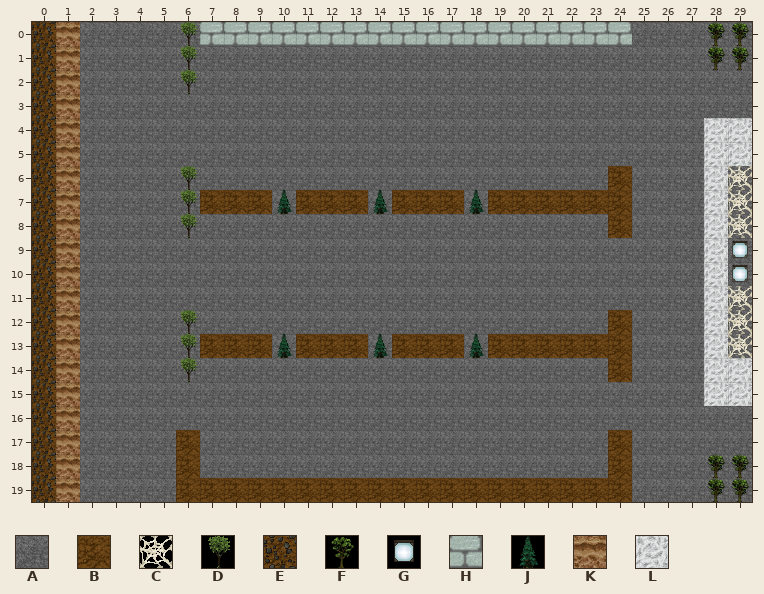
A Tiled map gets an edit: data/map/best_buy_clone.tmx. The first picture shows the starting point.
Cells are 32x32 px. Shown: x 0..29, y 0..19.
Key: from "parkingLot": A 0, B 2, C 11, D 15, E 19, F 30, G 41, H 54, J 63, K 126, L 175.
_ is an empty cell.
Layers that did not change in this view are not listed.
Layer "parkingLot" before, first column x 0:
 0 EKAAAADHHHHHHHHHHHHHHHHHHAAAFF
 1 EKAAAADAAAAAAAAAAAAAAAAAAAAAFF
 2 EKAAAADAAAAAAAAAAAAAAAAAAAAAAA
 3 EKAAAAAAAAAAAAAAAAAAAAAAAAAAAA
 4 EKAAAAAAAAAAAAAAAAAAAAAAAAAALL
 5 EKAAAAAAAAAAAAAAAAAAAAAAAAAALL
 6 EKAAAADAAAAAAAAAAAAAAAAABAAALC
 7 EKAAAADBBBJBBBJBBBJBBBBBBAAALC
 8 EKAAAADAAAAAAAAAAAAAAAAABAAALC
 9 EKAAAAAAAAAAAAAAAAAAAAAAAAAALG
10 EKAAAAAAAAAAAAAAAAAAAAAAAAAALG
11 EKAAAAAAAAAAAAAAAAAAAAAAAAAALC
12 EKAAAADAAAAAAAAAAAAAAAAABAAALC
13 EKAAAADBBBJBBBJBBBJBBBBBBAAALC
14 EKAAAADAAAAAAAAAAAAAAAAABAAALL
15 EKAAAAAAAAAAAAAAAAAAAAAAAAAALL
16 EKAAAAAAAAAAAAAAAAAAAAAAAAAAAA
17 EKAAAABAAAAAAAAAAAAAAAAABAAAAA
18 EKAAAABAAAAAAAAAAAAAAAAABAAAFF
19 EKAAAABBBBBBBBBBBBBBBBBBBAAAFF
And afterwards:
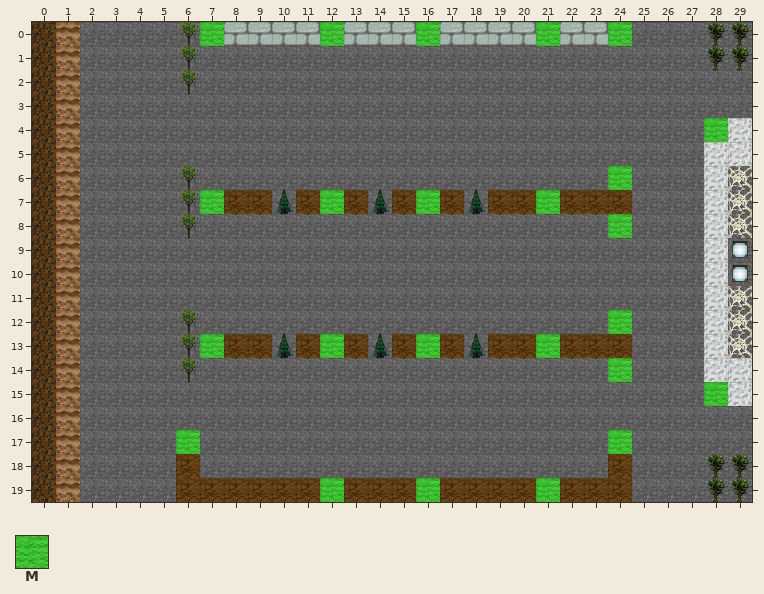
Further tiles: from "parkingLot": M 146.
Commit: Build tiles and spawn points for level 3
From old to new:
Layer "parkingLot":
y 0: x 7 H -> M; x 12 H -> M; x 16 H -> M; x 21 H -> M; x 24 H -> M
y 4: x 28 L -> M
y 6: x 24 B -> M
y 7: x 7 B -> M; x 12 B -> M; x 16 B -> M; x 21 B -> M
y 8: x 24 B -> M
y 12: x 24 B -> M
y 13: x 7 B -> M; x 12 B -> M; x 16 B -> M; x 21 B -> M
y 14: x 24 B -> M
y 15: x 28 L -> M
y 17: x 6 B -> M; x 24 B -> M
y 19: x 12 B -> M; x 16 B -> M; x 21 B -> M
